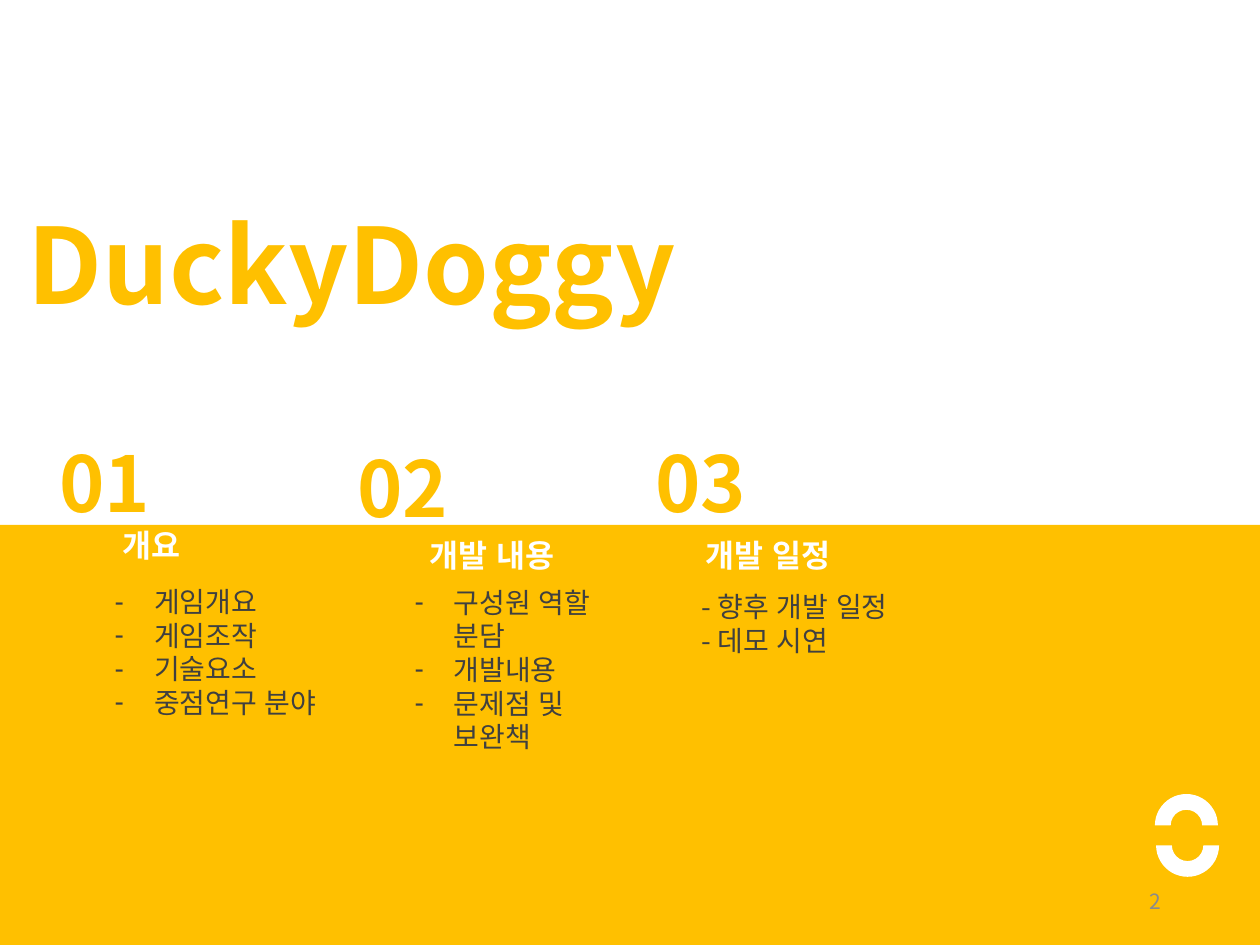
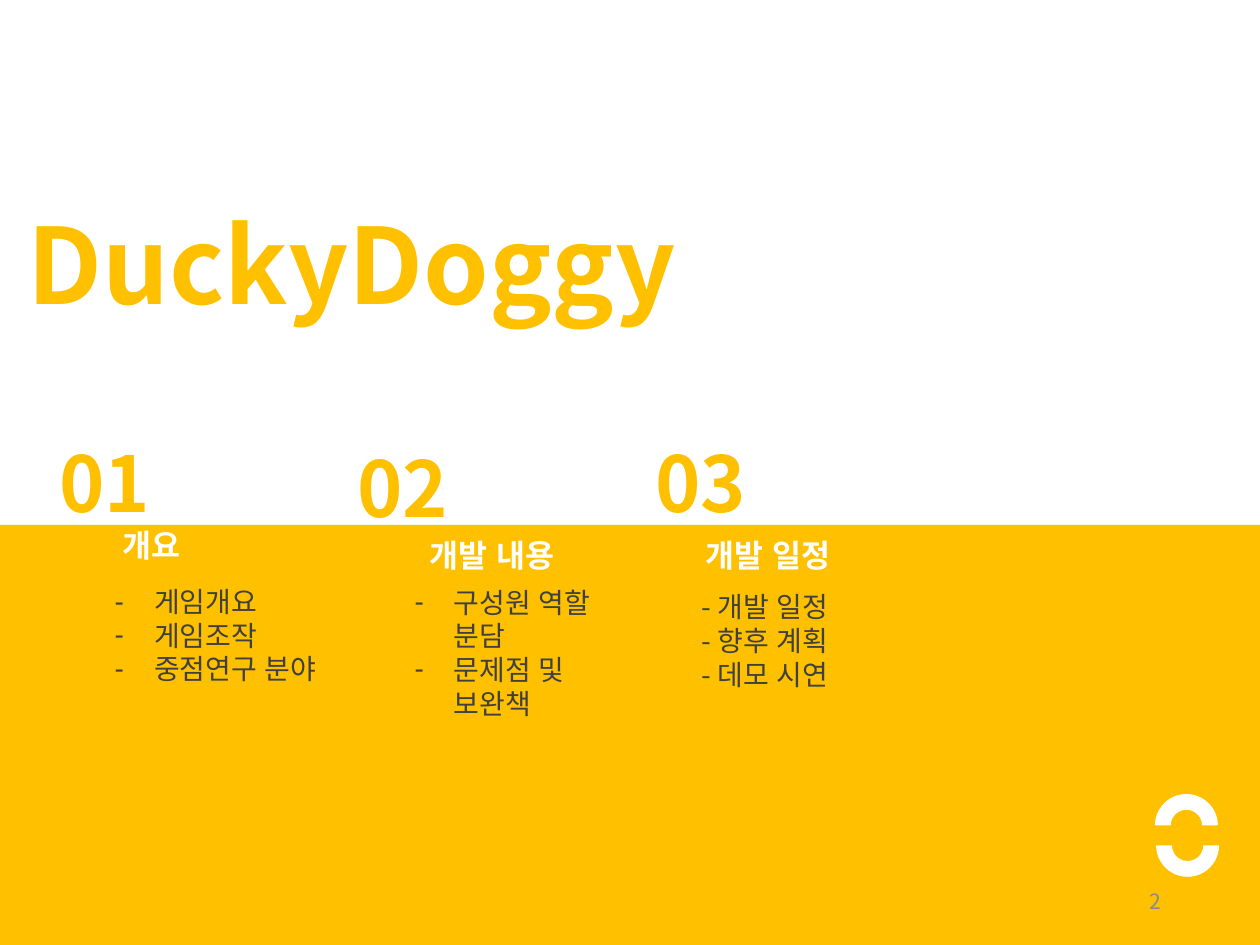
Before and after one commit to codnsj81/HuffAndPuff, a slide deck: slide 2 of 기획 문서/DuckyDoggy_중간발표.pptx. Drawn at 1260x945 pixels with LibreOffice and Linux fonts; fonts in the diff are those of the drawing. Boxes give left, top, right and bottom in pixels: in the first picture for what was removed or moved away, otherwise in the second. Text is boxed around its words. In the diff, an @@ line names an element or a change of style, - is before the commit and + after.

Commit message:
역할분담, 문제점, 계획 추가해주세요!

```diff
--- a/기획 문서/DuckyDoggy_중간발표.pptx
+++ b/기획 문서/DuckyDoggy_중간발표.pptx
@@ text at (718,594,828,654): text changed @@
-- 향후 개발 일정
+- 개발 일정
+- 향후 계획
@@ text at (154,656,257,681): paragraph removed @@
-– 기술요소
@@ text at (454,657,557,682): paragraph removed @@
-– 개발내용
```
Also in this commit, not shown: 3 other slides changed, 8 slides added.
